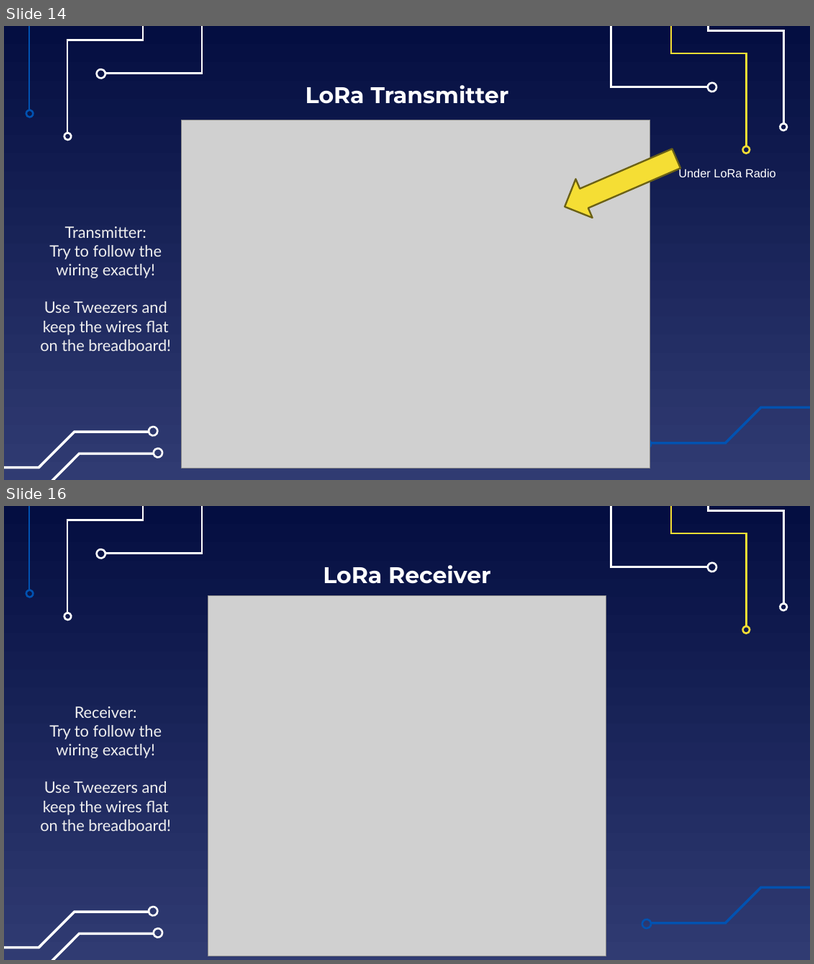
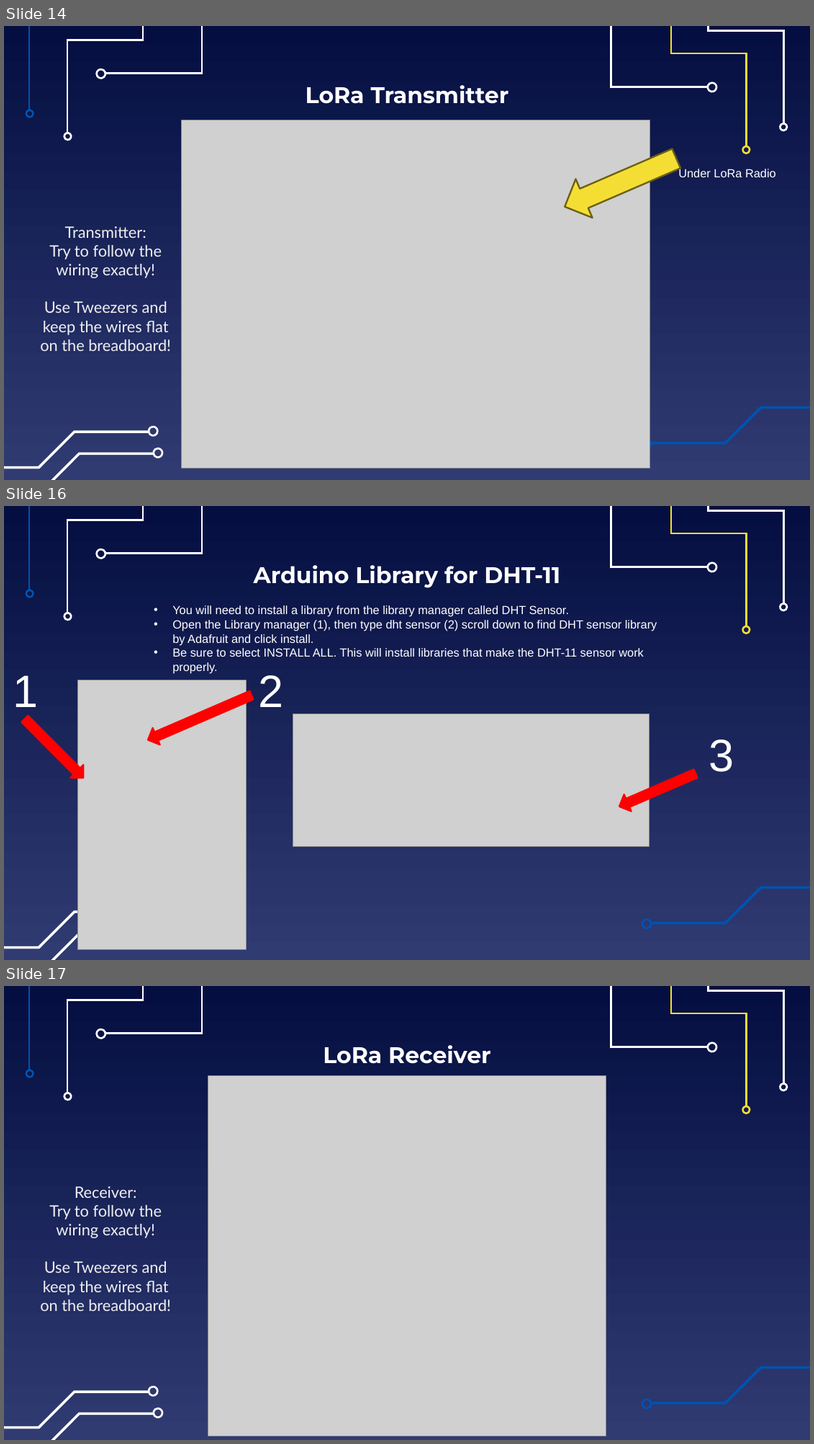
Before and after one commit to EELabMan/LoRa, a slide deck: Lora.pptx. Shown one above the other, each under a label of ours: slides 14 and 16 before the commit, slides 14, 16 and 17 after it; the slides between them are not shown. The pictures are 814x964 and 814x1444 pixels, drawn with LibreOffice and Linux fonts; fonts in the diff are those of the drawing; grey boxes stand for pictures. Boxes give left, top, right and bottom in pixels: in the first picture for what was removed or moved away, otherwise in the second. Text is boxed around its words. In the diff, an @@ line names an element or a change of style, - is before the commit and + after.

Commit message:
update
Update PPT, removed external libraries

```diff
--- a/Lora.pptx
+++ b/Lora.pptx
@@ slide 16 added at <box>4,506,810,960</box>, background gradient #040E41 to #303B72; not listed: 16 template elements that a slide beside it also shows @@
@@ title added at <box>254,565,561,588</box>, 27 pt, text #FFFFFF, bold @@
+Arduino Library for DHT-11
@@ text added at <box>172,605,658,673</box>, 14 pt, text #FFFFFF @@
+• You will need to install a library from the library manager called DHT Sensor.
+• Open the Library manager (1), then type dht sensor (2) scroll down to find DHT sensor library by Adafruit and click install.
+• Be sure to select INSTALL ALL. This will install libraries that make the DHT-11 sensor work properly.
@@ text added at <box>13,675,39,707</box>, 54 pt, text #FFFFFF @@
+1
@@ text added at <box>258,675,283,707</box>, 54 pt, text #FFFFFF @@
+2
@@ picture added at <box>78,680,246,950</box> @@
@@ left arrow added at <box>144,687,255,748</box>, fill #FF0000, outline #FF0000 2 pt @@
@@ left arrow added at <box>18,712,90,784</box>, fill #FF0000, outline #FF0000 2 pt @@
@@ picture added at <box>293,713,650,846</box> @@
@@ text added at <box>710,739,735,772</box>, 54 pt, text #FFFFFF @@
+3
@@ left arrow added at <box>616,765,700,814</box>, fill #FF0000, outline #FF0000 2 pt @@
@@ what was slide 16 is now slide 17 @@
```
Also in this commit, not shown: 1 slide changed, 2 other files.
